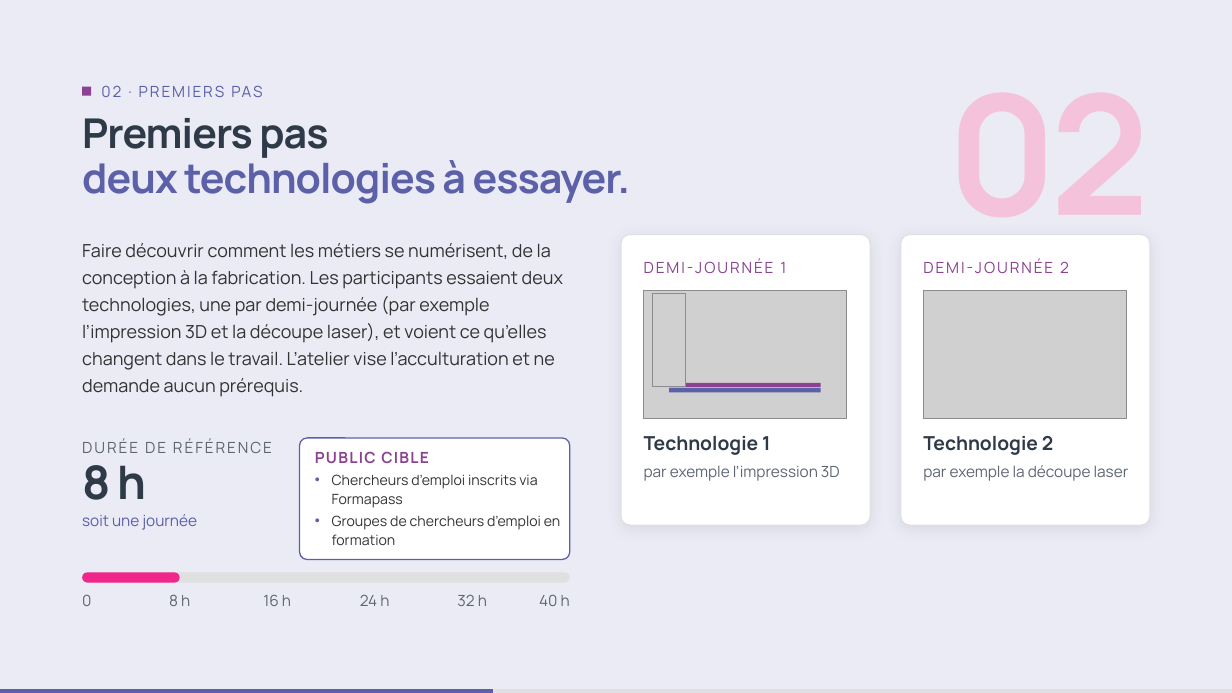
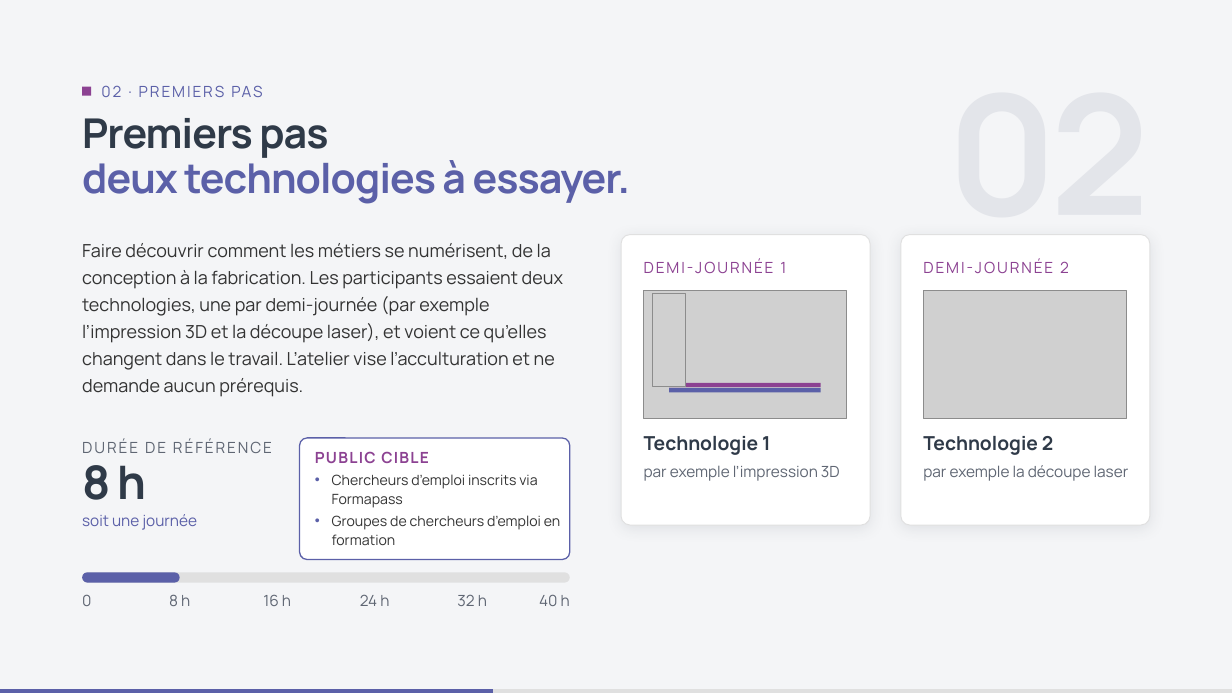
Before and after one commit to DigitalFactory-lab/Catalogue-DigitalFactory, a slide deck: slide 4 of Types-ateliers-Digital-Factory.pptx. Drawn at 1232x693 pixels with LibreOffice and Linux fonts; fonts in the diff are those of the drawing; grey boxes stand for pictures; background and template pictures are left out. Boxes give left, top, right and bottom in pixels: in the first picture for what was removed or moved away, otherwise in the second. Text is boxed around its words. In the diff, an @@ line names an element or a change of style, - is before the commit and + after.

```diff
--- a/Types-ateliers-Digital-Factory.pptx
+++ b/Types-ateliers-Digital-Factory.pptx
@@ background #EAEBF5 to #F4F5F7 @@
@@ text "02" at <box>947,258,1150,259</box>: text colour #F5C2DC to #E3E5EA @@
@@ rounded rectangle at <box>82,572,180,582</box>: fill #F0268B to #5B60A8 @@
```
Also in this commit, not shown: 7 other slides changed, 12 other files.
